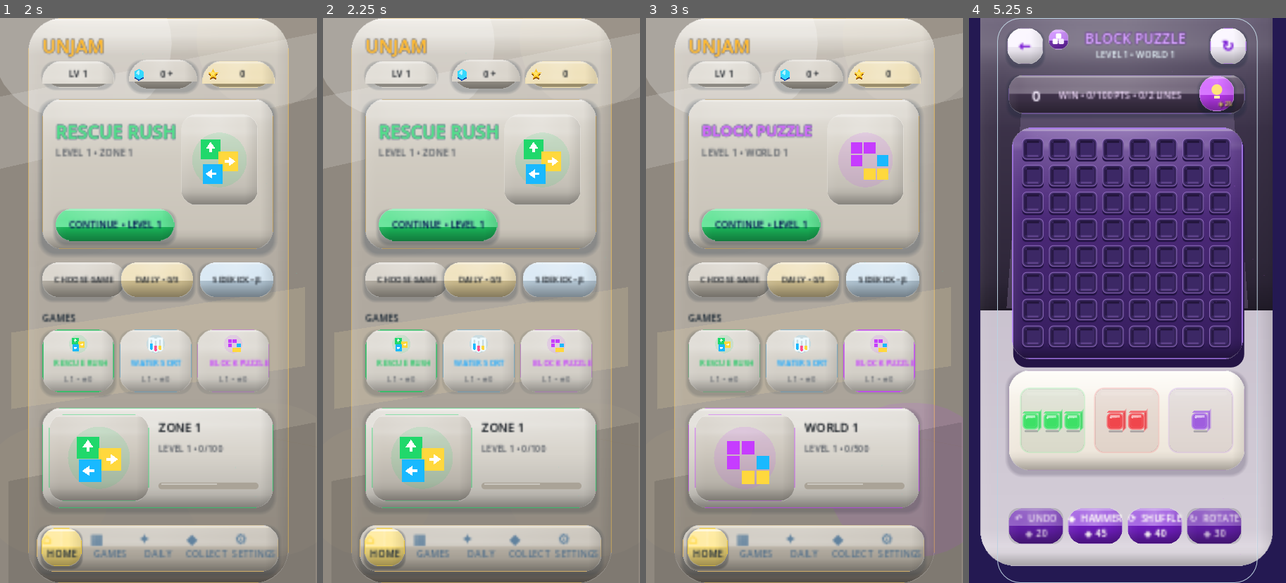
Above: before the commit, frames 1-4 (left to right).
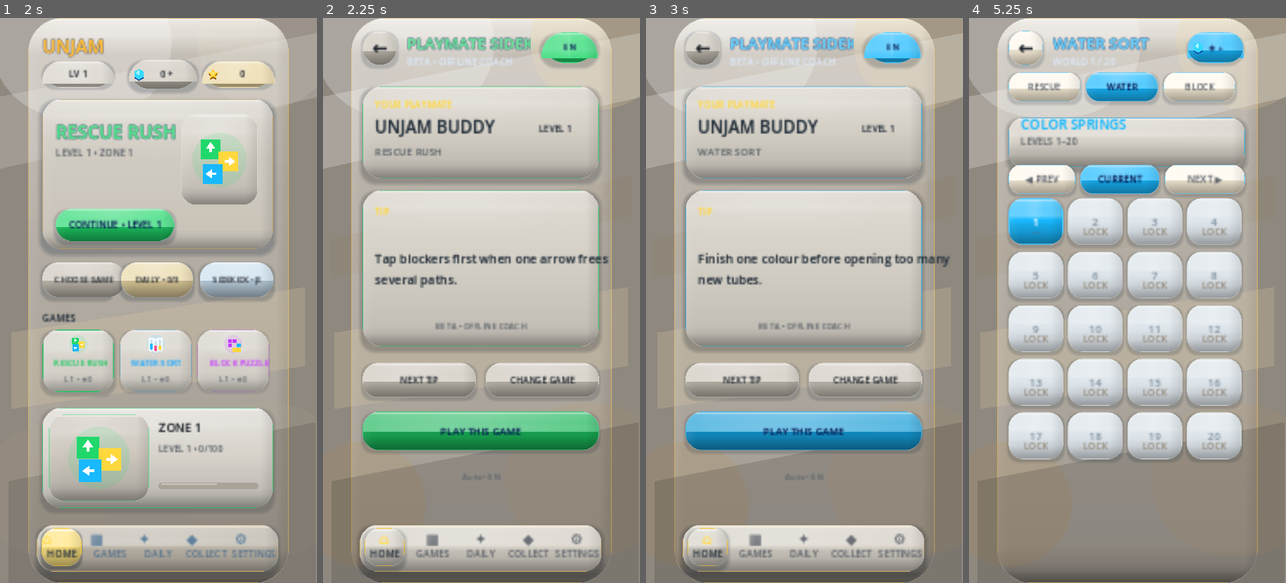
Above: after the commit, the same moments.

Repository: eghosa001/unjam
Game: Godot game, scene res://scenes/Boot.tscn
Two runs of this game, one before a commit and one after it. Both use one fixed random seed, a clock stepped at 60 frames per second and the inputs below.
Inputs (mouse positions are in pixels of both pictures, inside the frame that each line leads up to):
- Up to frame 1 (2 s): tap Enter at 0.5 s; move the mouse to (228, 272) at 0.52 s; click (228, 272) at 0.67 s; tap Space at 1.25 s; drag from (95, 328) to (142, 413) at 1.27 s
- Up to frame 2 (2.25 s): click "SIDEKICK • β" at 2 s
- Up to frame 3 (3 s): click (864, 379) at 2.75 s, where only the run after the commit has a clickable "CHANGE GAME"
- Up to frame 4 (5.25 s): click (1127, 430) at 3.5 s, where only the run after the commit has a clickable "PLAY THIS GAME"; click (1083, 227) at 4.25 s, where only the run before the commit has a clickable "CONTINUE • LEVEL 1"; click (1127, 436) at 5 s, where only the run before the commit has a clickable "PLAY NOW"

Frame 1 is identical in both runs. In frame 2, 43% of the frame differs, in the area x 11-91%, y 2-97%; in frame 3, 43%; in frame 4, 97%, in the area x 0-100%, y 0-100%.

Commit message:
Add Playmate Sidekick beta surface for Version 8

Diff:
--- a/scripts/ui/premium_main_casual.gd
+++ b/scripts/ui/premium_main_casual.gd
@@ -31,6 +31,26 @@
 var _settings_help_game := "rescue_rush"
 var _settings_theme_toggle_pending := false
 const SETTINGS_HELP_GAMES := ["rescue_rush", "water_sort", "block_puzzle"]
+
+var _sidekick_game := "rescue_rush"
+var _sidekick_tip_index := 0
+const SIDEKICK_TIPS := {
+	"rescue_rush": [
+		"Tap blockers first when one arrow frees several paths.",
+		"Trace the exit lane before moving the first arrow.",
+		"Save hints for boards where two routes look equally safe."
+	],
+	"water_sort": [
+		"Finish one colour before opening too many new tubes.",
+		"Keep one empty tube available as a working space.",
+		"Look for the longest same-colour stack before you pour."
+	],
+	"block_puzzle": [
+		"Protect the centre so every new piece has room.",
+		"Clear lines early instead of waiting for a perfect combo.",
+		"Before placing a piece, check all three tray pieces."
+	]
+}
 
 
 func _figma_theme_text(color: Color) -> Color:
@@ -1308,3 +1328,80 @@
 	if game_id == "rescue_rush":
 		return int(SaveManager.data.get("highest_level", 1))
 	return MultiGameManager.highest_level(game_id)
+
+
+func show_playmate_sidekick(game_id: String = "") -> void:
+	current_surface = "sidekick"
+	_remove_active_game()
+	if game_id in MultiGameManager.GAME_IDS:
+		_sidekick_game = game_id
+	elif selected_game_id in MultiGameManager.GAME_IDS:
+		_sidekick_game = selected_game_id
+	_sidekick_tip_index = clampi(_sidekick_tip_index, 0, 2)
+	var accent := Unjam3DTheme.game_accent(_sidekick_game)
+	var canvas := _figma_surface("games", Color("#d9e8f4"))
+	_figma_header(
+		canvas,
+		"PLAYMATE SIDEKICK",
+		"BETA • OFFLINE COACH",
+		LocalizationManager.locale_badge(),
+		accent,
+		Callable(self, "build_home")
+	)
+
+	_figma_card(canvas, "SidekickPlaymateCard", Rect2(17, 102, 354, 138), Color("#d8d4cc"), Color(accent, 0.56), 20)
+	_figma_text(canvas, "YOUR PLAYMATE", Rect2(35, 118, 160, 20), 14, FIGMA_GOLD)
+	var friend_name := _sidekick_playmate_name()
+	var friend := _figma_text(canvas, friend_name, Rect2(35, 145, 200, 34), 25, _figma_theme_text(FIGMA_INK))
+	friend.name = "SidekickPlaymateName"
+	var game_label := _figma_text(canvas, MultiGameManager.display_name(_sidekick_game).to_upper(), Rect2(35, 188, 220, 24), 15, _figma_theme_text(FIGMA_MUTED))
+	game_label.name = "SidekickGameName"
+	var level := MultiGameManager.highest_level(_sidekick_game)
+	var level_badge := _figma_text(canvas, "LEVEL %d" % level, Rect2(263, 151, 86, 30), 13, _figma_theme_text(FIGMA_INK), true)
+	level_badge.name = "SidekickLevel"
+
+	_figma_card(canvas, "SidekickTipCard", Rect2(17, 257, 354, 234), Color("#d8d4cc"), Color(accent, 0.42), 20)
+	_figma_text(canvas, "TIP", Rect2(35, 278, 80, 20), 14, FIGMA_GOLD)
+	var tip := _figma_text(canvas, _sidekick_tip(), Rect2(35, 312, 318, 130), 18, _figma_theme_text(FIGMA_INK))
+	tip.name = "SidekickTip"
+	tip.autowrap_mode = TextServer.AUTOWRAP_WORD_SMART
+	tip.vertical_alignment = VERTICAL_ALIGNMENT_CENTER
+	var identity := _figma_text(canvas, "BETA • OFFLINE COACH", Rect2(35, 449, 318, 24), 12, _figma_theme_text(FIGMA_MUTED), true)
+	identity.horizontal_alignment = HORIZONTAL_ALIGNMENT_CENTER
+
+	var next_tip := _figma_button(canvas, "SidekickNextTip", "NEXT TIP", Rect2(17, 515, 170, 52), Color("#cbc4b8"), Callable(self, "_sidekick_next_tip"), FIGMA_NAVY, 16, 13)
+	next_tip.tooltip_text = LocalizationManager.localize("NEXT TIP")
+	var change_game := _figma_button(canvas, "SidekickChangeGame", "CHANGE GAME", Rect2(201, 515, 170, 52), Color("#cbc4b8"), Callable(self, "_sidekick_change_game"), FIGMA_NAVY, 16, 13)
+	change_game.tooltip_text = LocalizationManager.localize("CHANGE GAME")
+	var play := _figma_button(canvas, "SidekickPlayGame", "PLAY THIS GAME", Rect2(17, 588, 354, 58), accent.darkened(0.16), Callable(self, "_sidekick_play_game"), FIGMA_OFF_WHITE, 17, 15)
+	play.tooltip_text = LocalizationManager.localize("PLAY THIS GAME")
+	var locale_note := _figma_text(canvas, "Auto • %s" % LocalizationManager.locale_badge(), Rect2(17, 674, 354, 24), 12, _figma_theme_text(FIGMA_MUTED), true)
+	locale_note.horizontal_alignment = HORIZONTAL_ALIGNMENT_CENTER
+	_figma_bottom_nav(canvas, "home")
+
+func _sidekick_playmate_name() -> String:
+	var rescued = SaveManager.data.get("rescued", [])
+	if rescued is Array and not (rescued as Array).is_empty():
+		return String((rescued as Array)[0]).capitalize()
+	return "UNJAM BUDDY"
+
+func _sidekick_tip() -> String:
+	var tips: Array = SIDEKICK_TIPS.get(_sidekick_game, SIDEKICK_TIPS["rescue_rush"])
+	return LocalizationManager.localize(String(tips[_sidekick_tip_index % tips.size()]))
+
+func _sidekick_next_tip() -> void:
+	var tips: Array = SIDEKICK_TIPS.get(_sidekick_game, SIDEKICK_TIPS["rescue_rush"])
+	_sidekick_tip_index = (_sidekick_tip_index + 1) % tips.size()
+	FeedbackManager.tap()
+	show_playmate_sidekick(_sidekick_game)
+
+func _sidekick_change_game() -> void:
+	var index := MultiGameManager.GAME_IDS.find(_sidekick_game)
+	_sidekick_game = MultiGameManager.GAME_IDS[(index + 1) % MultiGameManager.GAME_IDS.size()]
+	_sidekick_tip_index = 0
+	FeedbackManager.tap()
+	show_playmate_sidekick(_sidekick_game)
+
+func _sidekick_play_game() -> void:
+	FeedbackManager.tap()
+	open_game_campaign(_sidekick_game)
